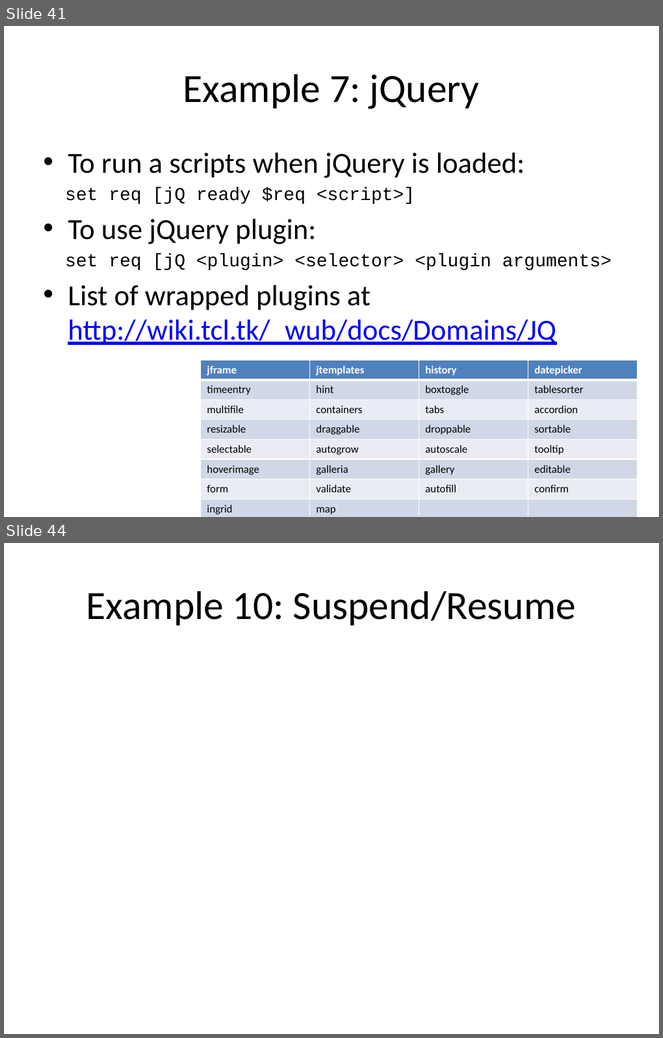
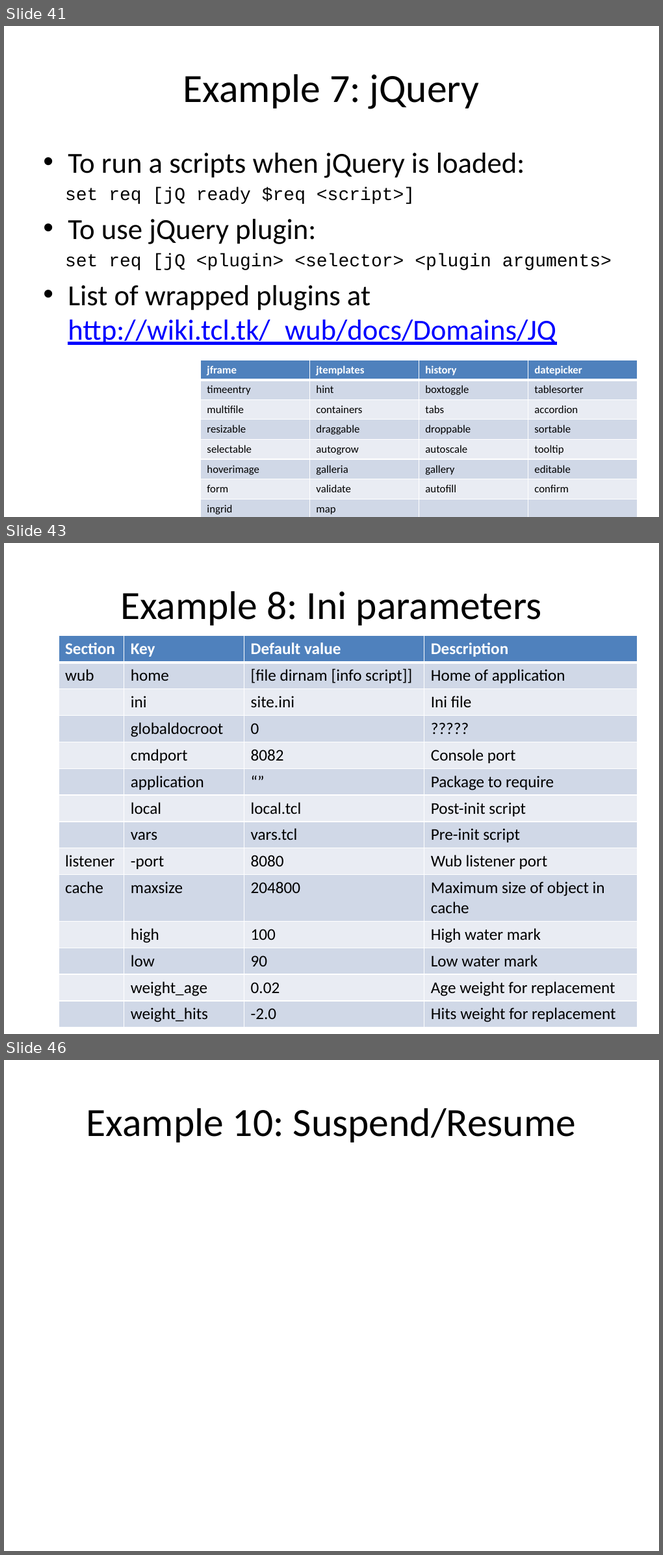
Before and after one commit to jdc8/wubwikit, a slide deck: wubexamples/Lets_Wub.pptx. Shown one above the other, each under a label of ours: slides 41 and 44 before the commit, slides 41, 43 and 46 after it; the slides between them are not shown. The pictures are 663x1038 and 663x1555 pixels, drawn with LibreOffice and Linux fonts; fonts in the diff are those of the drawing; background and template pictures are left out. Boxes give left, top, right and bottom in pixels: in the first picture for what was removed or moved away, otherwise in the second. Text is boxed around its words. In the diff, an @@ line names an element or a change of style, - is before the commit and + after.

```diff
--- a/wubexamples/Lets_Wub.pptx
+++ b/wubexamples/Lets_Wub.pptx
@@ slide 43 added at [4, 543, 659, 1034], background #FFFFFF @@
@@ title added at [120, 591, 542, 626], 44 pt, text #000000 @@
+Example 8: Ini parameters
@@ table added at [59, 636, 637, 1027], 14 rows, 4 columns @@
+Section | Key | Default value | Description
+wub | home | [file dirnam [info script]] | Home of application
+ | ini | site.ini | Ini file
+ | globaldocroot | 0 | ?????
+ | cmdport | 8082 | Console port
+ | application | “” | Package to require
+ | local | local.tcl | Post-init script
+ | vars | vars.tcl | Pre-init script
+listener | -port | 8080 | Wub listener port
+cache | maxsize | 204800 | Maximum size of object in cache
+ | high | 100 | High water mark
+ | low | 90 | Low water mark
+ | weight_age | 0.02 | Age weight for replacement
+ | weight_hits | -2.0 | Hits weight for replacement
@@ what was slide 44 is now slide 46 @@
```
Also in this commit, not shown: 15 slides changed, 5 other slides added, 1 slide removed.
